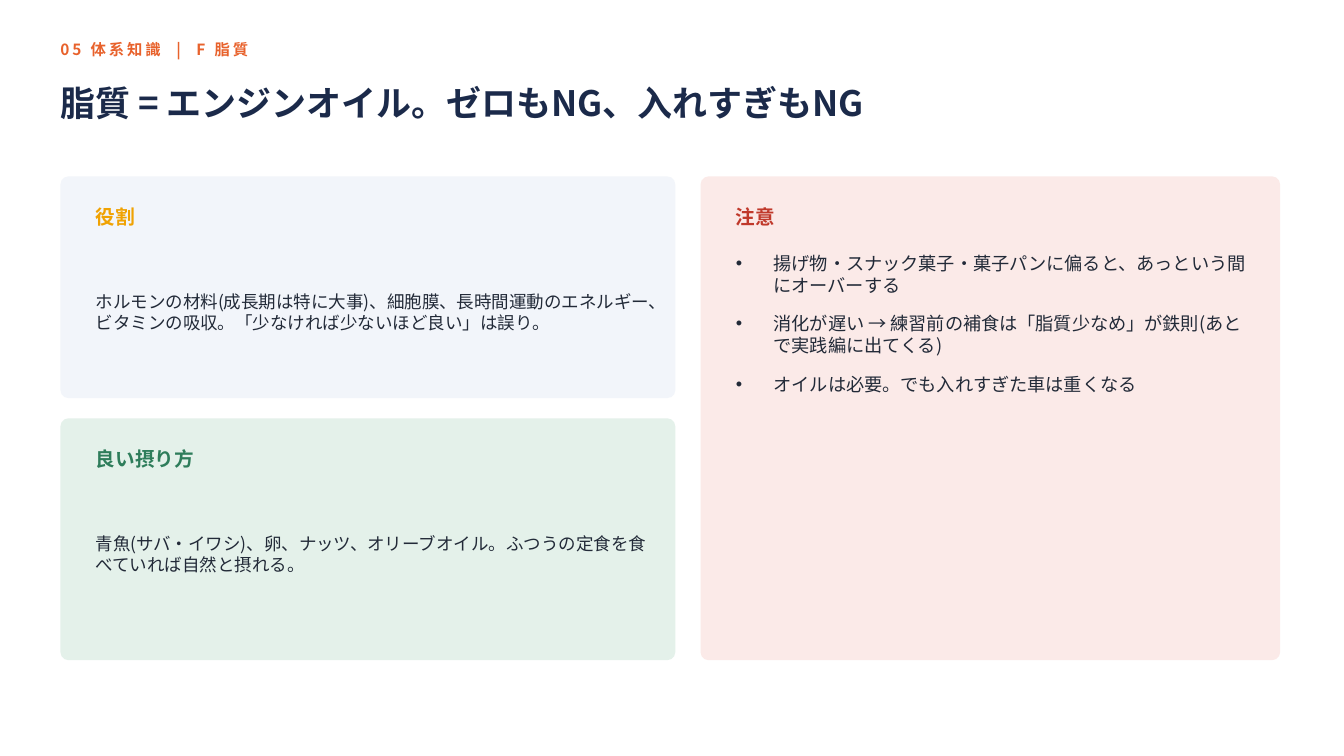
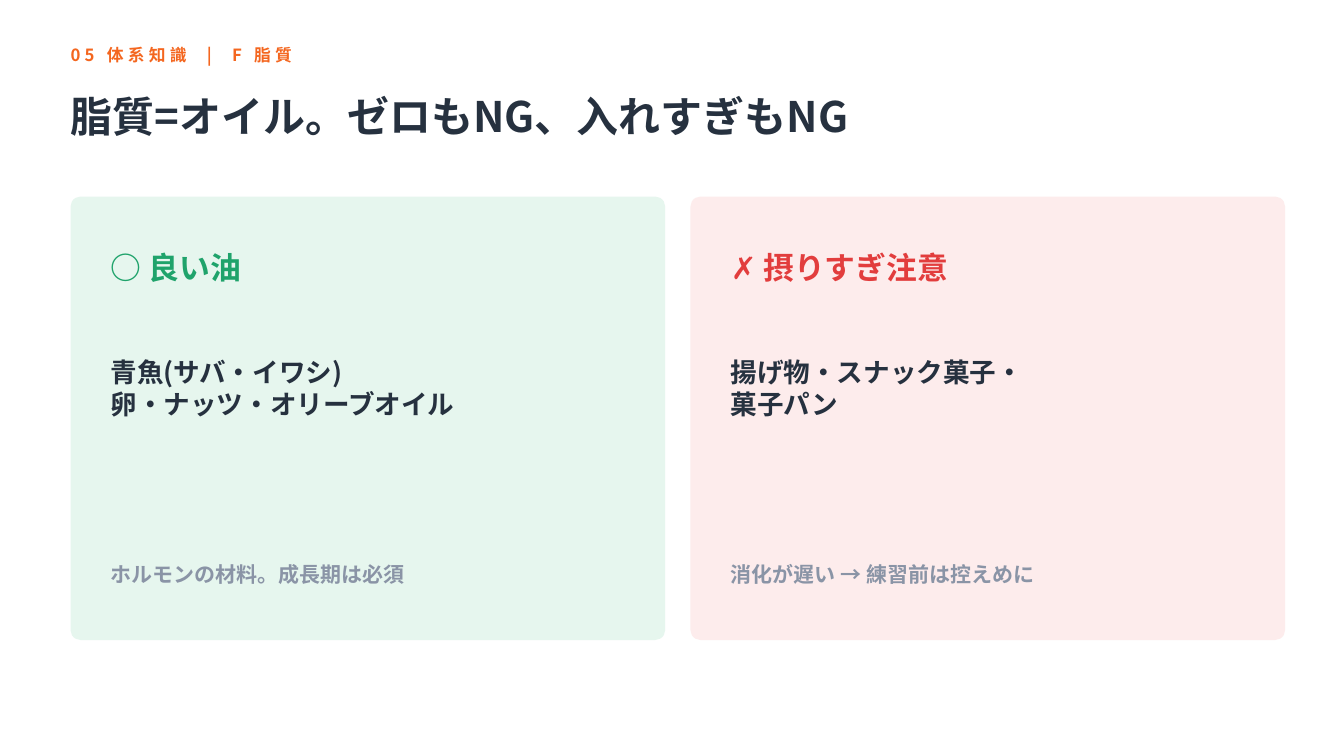
Before and after one commit to k-nomiya/Claude-Code-Test, a slide deck: slide 28 of nutrition-workshop/slides.pptx (slide 27 before the commit). Drawn at 1344x756 pixels with LibreOffice and Linux fonts; fonts in the diff are those of the drawing. Boxes give left, top, right and bottom in pixels: in the first picture for what was removed or moved away, otherwise in the second. Text is boxed around its words. In the diff, an @@ line names an element or a change of style, - is before the commit and + after.

```diff
--- a/nutrition-workshop/slides.pptx
+++ b/nutrition-workshop/slides.pptx
@@ text "05 体系知識 | F 脂質": place and size @@
-text "05 体系知識 | F 脂質" at [91, 42, 249, 57]
+text "05 体系知識 | F 脂質" at [107, 46, 292, 63]
@@ text "05 体系知識 | F 脂質" at [107, 46, 292, 63]: size 11 to 12 pt, text colour #E8622C to #F4661F, letter spacing 2 to 3 pt @@
@@ text at [71, 96, 849, 136]: text changed; size 25 to 30 pt; text colour #1B2A4A to #26313F @@
-脂質 = エンジンオイル。ゼロもNG、入れすぎもNG
+脂質=オイル。ゼロもNG、入れすぎもNG
@@ rounded rectangle removed at [60, 176, 676, 398] @@
@@ rounded rectangle added at [71, 197, 665, 640], fill #E6F6EE @@
@@ text removed at [96, 207, 135, 226] @@
-役割
@@ rounded rectangle: place and size @@
-rounded rectangle at [701, 176, 1280, 660]
+rounded rectangle at [691, 197, 1286, 640]
@@ rounded rectangle at [691, 197, 1286, 640]: fill #FBEAE8 to #FDECEC; proportions changed @@
@@ text added at [149, 252, 241, 282], 22 pt, text #1FA36B, bold @@
+○ 良い油
@@ text at [763, 252, 948, 282]: text changed; size 14 to 22 pt; text colour #C0392B to #E23D3D @@
-注意
+✗ 摂りすぎ注意
@@ text removed at [774, 254, 1246, 393] @@
-• 揚げ物・スナック菓子・菓子パンに偏ると、あっという間にオーバーする
-• 消化が遅い → 練習前の補食は「脂質少なめ」が鉄則(あとで実践編に出てくる)
-• オイルは必要。でも入れすぎた車は重くなる
@@ text removed at [96, 293, 667, 331] @@
-ホルモンの材料(成長期は特に大事)、細胞膜、長時間運動のエネルギー、ビタミンの吸収。「少なければ少ないほど良い」は誤り。
@@ text at [111, 359, 454, 417]: text changed; size 12.5 to 19 pt; text colour #222A38 to #26313F; bold on @@
-青魚(サバ・イワシ)、卵、ナッツ、オリーブオイル。ふつうの定食を食べていれば自然と摂れる。
+青魚(サバ・イワシ)
+卵・ナッツ・オリーブオイル
@@ text added at [731, 359, 1023, 417], 19 pt, text #26313F, bold @@
+揚げ物・スナック菓子・
+菓子パン
@@ rounded rectangle removed at [60, 418, 676, 660] @@
@@ text removed at [96, 449, 194, 468] @@
-良い摂り方
@@ text added at [111, 564, 405, 584], 15 pt, text #8A94A6, bold @@
+ホルモンの材料。成長期は必須
@@ text added at [731, 564, 1034, 584], 15 pt, text #8A94A6, bold @@
+消化が遅い → 練習前は控えめに
```
Also in this commit, not shown: 44 other slides changed, 1 slide added.
